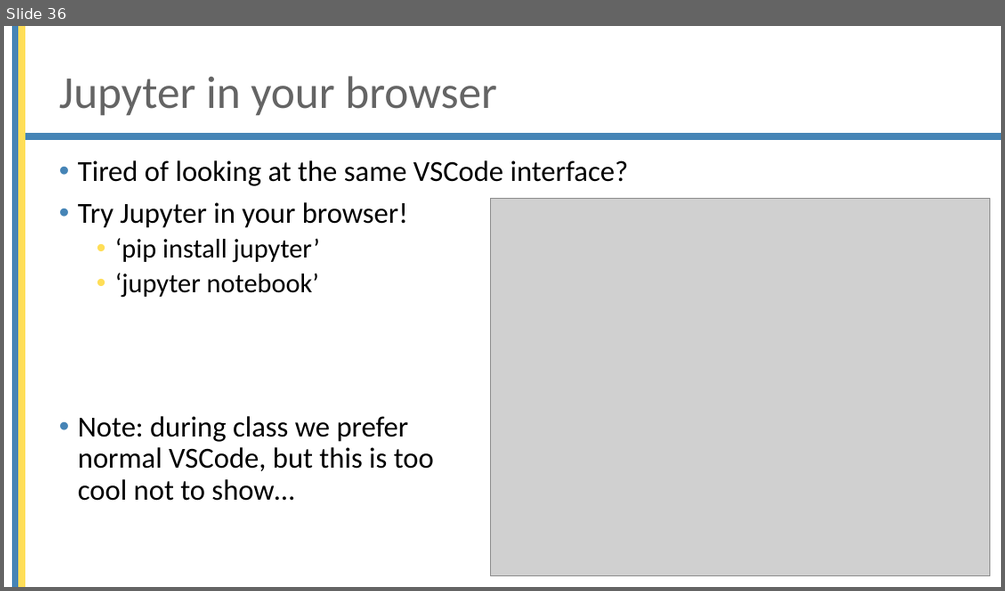
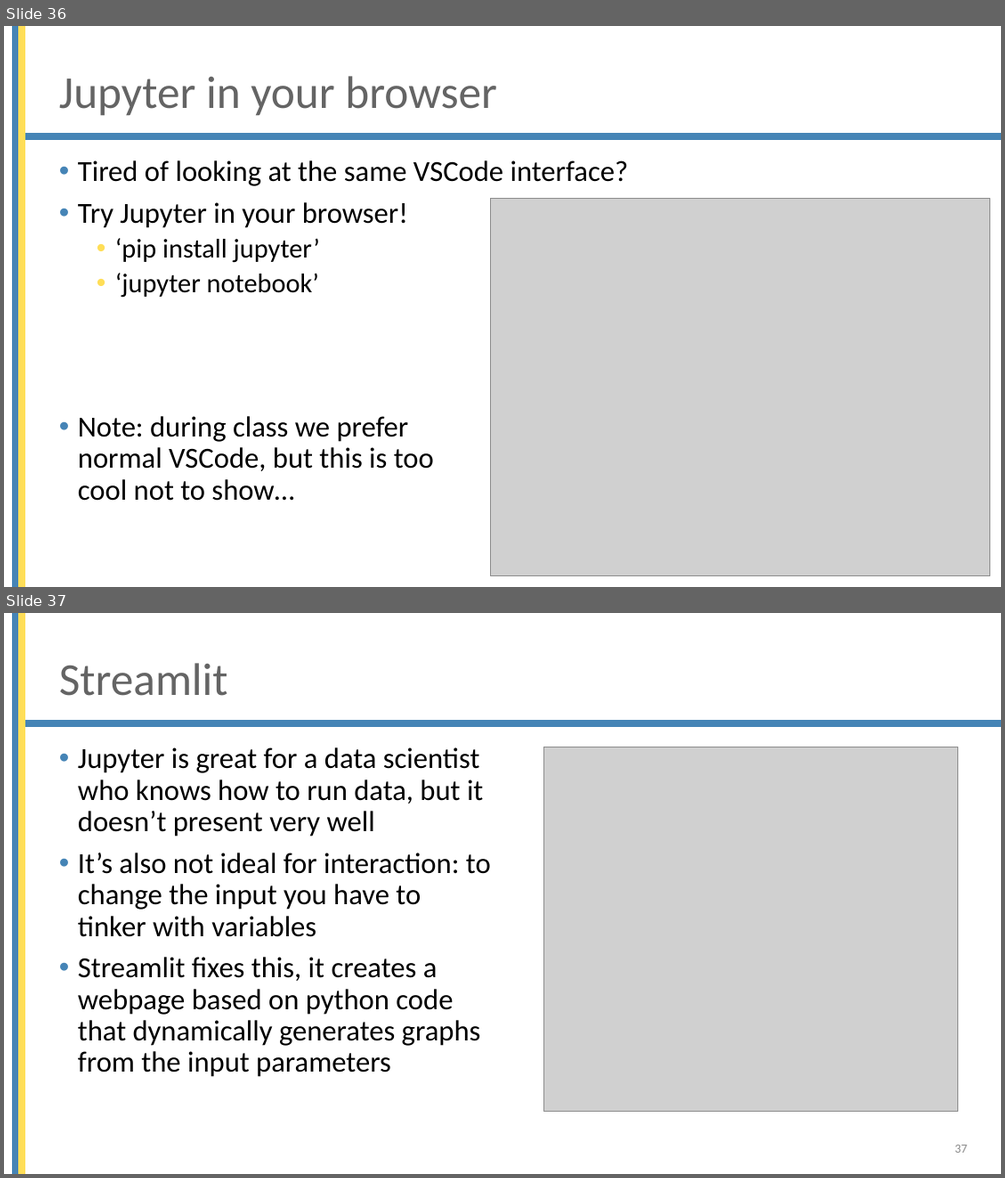
Before and after one commit to mjochen/Cello_AI, a slide deck: ppts/3 - Setting up your working environment.pptx. Shown one above the other, each under a label of ours: slide 36 before the commit, slides 36 and 37 after it. The pictures are 1005x591 and 1005x1178 pixels, drawn with LibreOffice and Linux fonts; fonts in the diff are those of the drawing; grey boxes stand for pictures; background and template pictures are left out. Boxes give left, top, right and bottom in pixels: in the first picture for what was removed or moved away, otherwise in the second. Text is boxed around its words. In the diff, an @@ line names an element or a change of style, - is before the commit and + after.

```diff
--- a/ppts/3 - Setting up your working environment.pptx
+++ b/ppts/3 - Setting up your working environment.pptx
@@ slide 37 added at box(4, 613, 1001, 1174), background #FFFFFF; not listed: 3 template elements that a slide beside it also shows @@
@@ title added at box(59, 663, 228, 696), 44 pt, text #646464 @@
+Streamlit
@@ text added at box(78, 747, 491, 1077), 28 pt, text #000000 @@
+• Jupyter is great for a data scientist who knows how to run data, but it doesn’t present very well
+• It’s also not ideal for interaction: to change the input you have to tinker with variables
+• Streamlit fixes this, it creates a webpage based on python code that dynamically generates graphs from the input parameters
@@ picture added at box(544, 747, 957, 1111) @@
@@ page number added at box(955, 1144, 967, 1152), 12 pt, text #8C8C8C @@
+37
```
Also in this commit, not shown: 2 slides changed, 2 other files.
